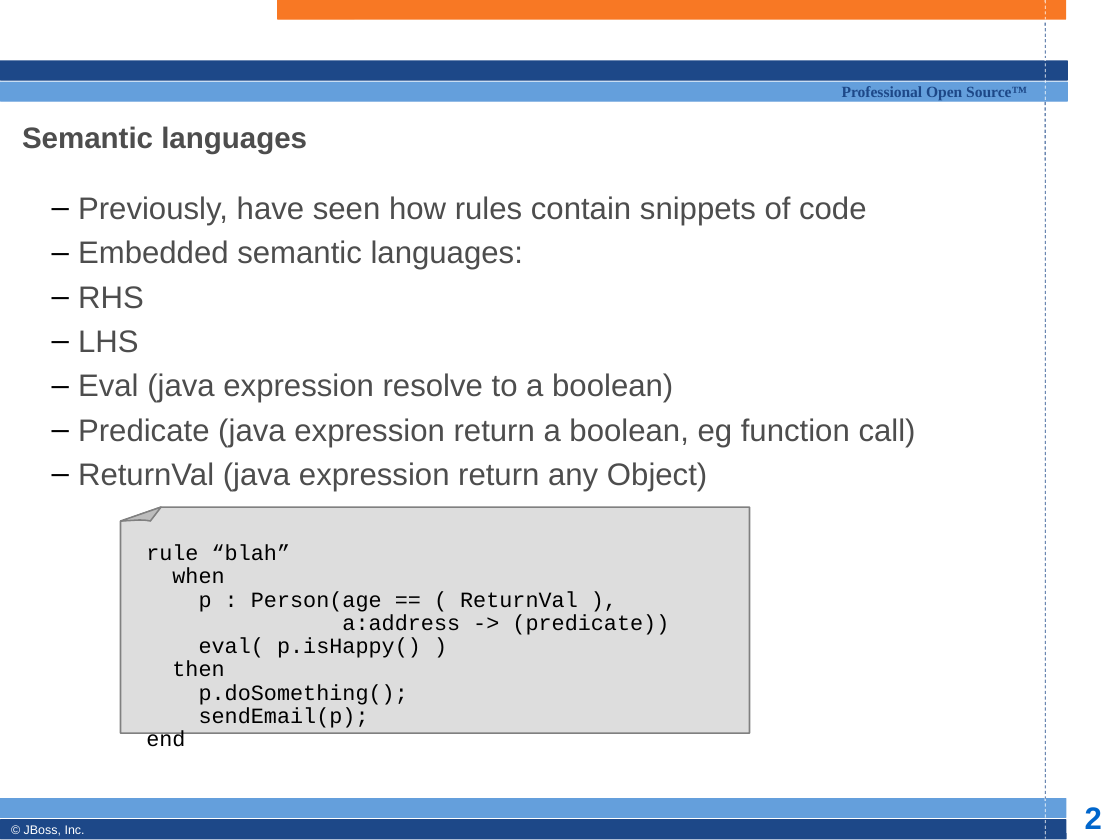
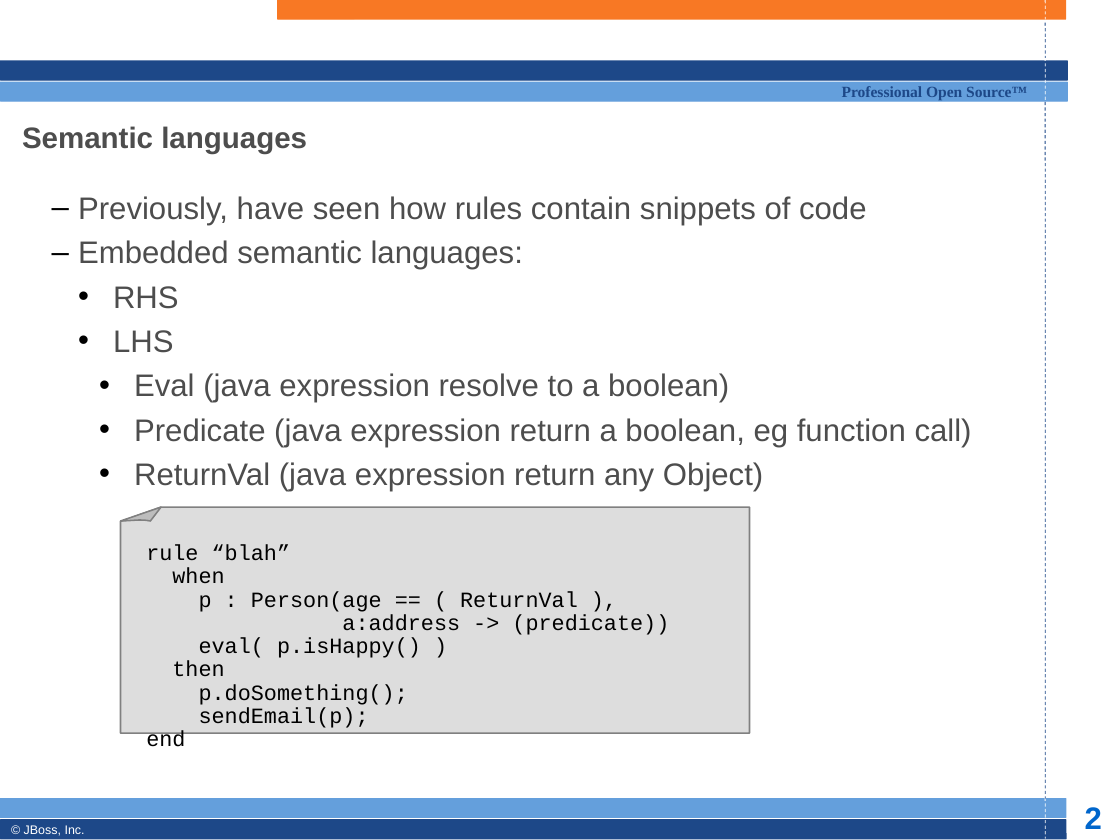
Before and after one commit to bobmcwhirter/drools, a slide deck: slide 2 of documentation/training/developers-course/Module 6 - rule formats.odp. Drawn at 1120x840 pixels with LibreOffice and Linux fonts; fonts in the diff are those of the drawing; background and template pictures are left out. Boxes give left, top, right and bottom in pixels: in the first picture for what was removed or moved away, otherwise in the second. Text is boxed around its words. In the diff, an @@ line names an element or a change of style, - is before the commit and + after.

```diff
--- a/documentation/training/developers-course/Module 6 - rule formats.odp
+++ b/documentation/training/developers-course/Module 6 - rule formats.odp
@@ subtitle at [113,286,972,491]: bullet – to •; list level 2 to 3 in "RHS"; list level 2 to 3 in "LHS"; list level 2 to 3 in "Eval (java expression resolve to ..."; list level 2 to 3 in "Predicate (java expression return a ..."; list level 2 to 3 in "ReturnVal (java expression return any ..." @@
```
Also in this commit, not shown: 6 other slides changed, 7 slides added, 2 other files.
